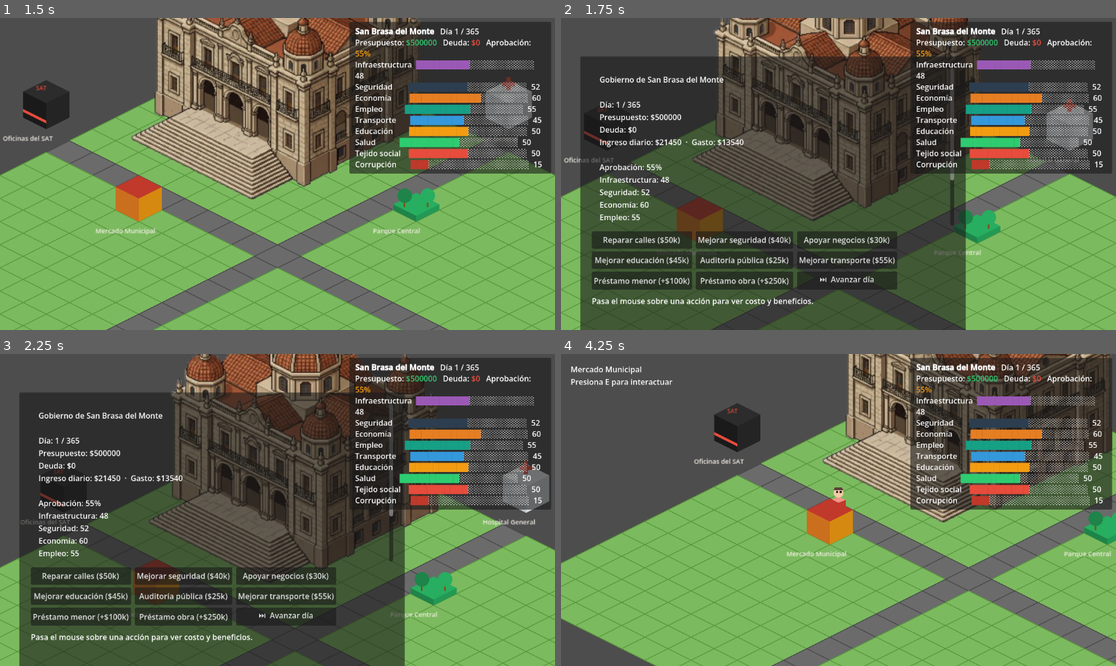
Above: before the commit, frames 1-4 (two rows, left to right).
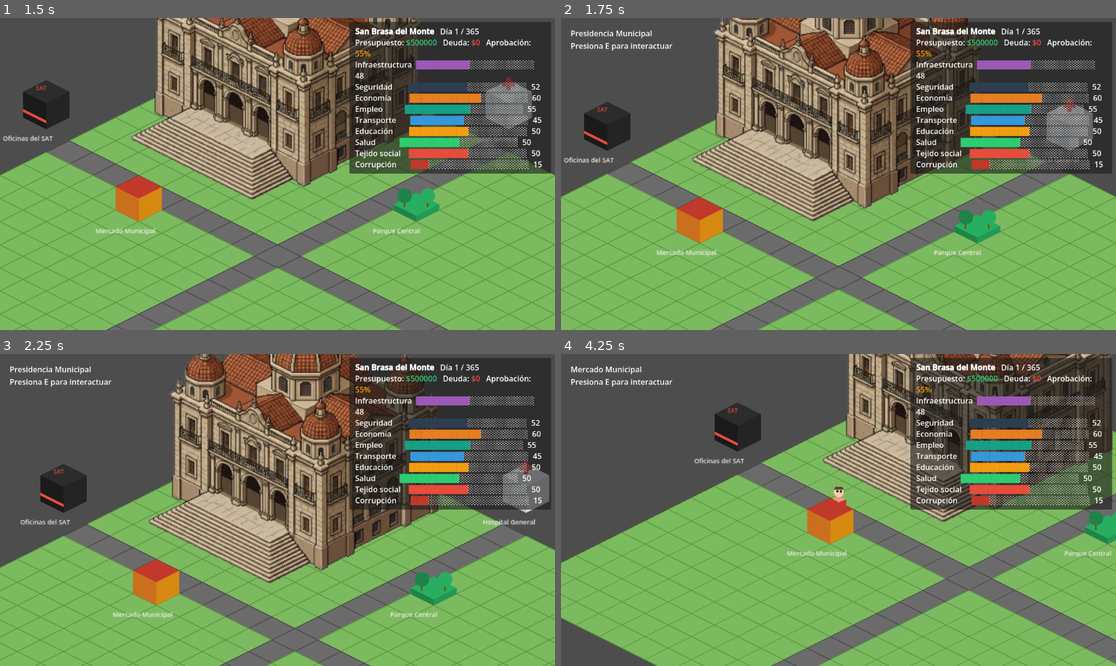
Above: after the commit, the same moments.

Repository: Edmex22/JUEGO-DEL-bajiO
Game: Godot game, scene res://main.tscn
The game is run twice, just before and just after one commit, with the same random seed, the same clock (stepped at 60 frames per second) and the same inputs. The engine's default icon, where the game draws it, is replaced by a stand-in: a white triangle on a blue panel in a dark square.
Inputs (mouse positions are in pixels of both pictures, inside the frame that each line leads up to):
- Up to frame 1 (1.5 s): tap Enter (ui_accept) at 0.5, 1.35 s; move the mouse to (249, 236) at 0.52 s; hold Enter (ui_accept) 0.53-1.28 s; hold W (move_up) from 0.53 s (still down); tap E (interact) at 0.6 s; move the mouse to (444, 220) at 1.27 s
- Up to frame 2 (1.75 s): keep holding W (move_up); tap Enter (ui_accept) at 1.52 s; tap E (interact) at 1.55 s
- Up to frame 3 (2.25 s): tap Enter (ui_accept) at 1.82 s; tap E (interact) at 2, 2.1 s; move the mouse to (111, 463) at 2.02 s; release W (move_up) at 2.03 s; hold A (move_left) from 2.03 s (still down); hold Enter (ui_accept) from 2.03 s (still down)
- Up to frame 4 (4.25 s): move the mouse to (866, 510) at 2.77 s; release Enter (ui_accept) at 2.78 s; tap E (interact) at 2.85 s; tap Enter (ui_accept) at 3.02, 3.32 s; move the mouse to (755, 432) at 3.52 s; release A (move_left) at 3.53 s; hold S (move_down) from 3.53 s (still down); hold Enter (ui_accept) from 3.53 s (still down)

Frame 1 is identical in both runs. In frame 2, 55% of the frame differs, in the area x 1-73%, y 4-100%; in frame 3, 55%; in frame 4, 5.4%.
Error after the commit: Trying to assign value of type 'CharacterBody2D' to a variable of type 'Camera2D'. (res://scripts/building_interaction.gd:144)

Commit message:
feat: sistema RPG estilo Pokémon — transiciones, cámara, diálogos, interiores
- Transicion (autoload): fade to black al entrar/salir de edificios
- camara.gd: vibración suave al acercarse a edificios (trauma decay)
- dialogo.gd (autoload): cuadro de diálogo con efecto typewriter
- npc.gd: NPCs con área de detección y diálogos por E
- interior_base.gd: base para escenas interiores con puerta de salida
- presidencia_interior.tscn: primera escena interior (Presidencia)
- building_interaction.gd: escena_interior @export + vibración al acercarse
- GameState: posicion_jugador_exterior para recordar dónde salió
- main.gd: fade_in al cargar + repositioning del jugador
- project.godot: Transicion y Dialogo como autoloads, acción interactuar

Co-Authored-By: Claude Opus 4.8 <noreply@anthropic.com>
Claude-Session: https://claude.ai/code/session_013ABLjw4tJ4gWc96d8ikdtv

Diff:
--- a/main.tscn
+++ b/main.tscn
@@ -1,6 +1,7 @@
 [gd_scene format=3 uid="uid://r7hkwx0h8lhw"]
 
 [ext_resource type="Script" uid="uid://dnsqh6qnwglrp" path="res://scripts/player.gd.gd" id="1_ig7tw"]
+[ext_resource type="Script" path="res://scripts/camara.gd" id="12_camara"]
 [ext_resource type="Texture2D" uid="uid://c62y4blrnh188" path="res://icon.svg" id="2_0xm2m"]
 [ext_resource type="Script" uid="uid://dfgjnw1ytd3iq" path="res://scripts/building_interaction.gd" id="3_h2yge"]
 [ext_resource type="Script" path="res://scripts/hud.gd" id="4_hud"]
@@ -40,6 +41,7 @@
 
 [node name="Camera2D" type="Camera2D" parent="Player"]
 zoom = Vector2(1.5, 1.5)
+script = ExtResource("12_camara")
 
 [node name="PresidenciaMunicipal" type="Node2D" parent="."]
 position = Vector2(0, 128)
@@ -47,6 +49,7 @@
 tipo = 0
 nombre_edificio = "Presidencia Municipal"
 sprite_dia = ExtResource("11_pres")
+escena_interior = "res://scenes/presidencia_interior.tscn"
 
 [node name="InteractionArea" type="Area2D" parent="PresidenciaMunicipal"]
 
--- a/project.godot
+++ b/project.godot
@@ -20,6 +20,8 @@
 GameState="*uid://bl22igromvpja"
 Guardado="*res://scripts/guardado.gd"
 GridIso="*res://scripts/grid_iso.gd"
+Transicion="*res://scenes/transicion.tscn"
+Dialogo="*res://scenes/dialogo.tscn"
 
 [input]
 
@@ -48,6 +50,11 @@
 "events": [Object(InputEventKey,"resource_local_to_scene":false,"resource_name":"","device":-1,"window_id":0,"alt_press …(192 unchanged characters)…
 ]
 }
+interactuar={
+"deadzone": 0.2,
+"events": [Object(InputEventKey,"resource_local_to_scene":false,"resource_name":"","device":-1,"window_id":0,"alt_pressed":false,"shift_pressed":false,"ctrl_pressed":false,"meta_pressed":false,"pressed":false,"keycode":0,"physical_keycode":69,"key_label":0,"unicode":101,"location":0,"echo":false,"script":null)
+]
+}
 
 [physics]
 
--- /dev/null
+++ b/scenes/dialogo.tscn
@@ -0,0 +1,53 @@
+[gd_scene format=3 uid="uid://dialogo_autoload"]
+
+[ext_resource type="Script" path="res://scripts/dialogo.gd" id="1_dial"]
+
+[node name="Dialogo" type="CanvasLayer"]
+layer = 15
+script = ExtResource("1_dial")
+
+[node name="PanelDialogo" type="Panel" parent="."]
+visible = false
+anchors_preset = 7
+anchor_left = 0.0
+anchor_top = 1.0
+anchor_right = 1.0
+anchor_bottom = 1.0
+offset_left = 8.0
+offset_top = -148.0
+offset_right = -8.0
+offset_bottom = -8.0
+grow_horizontal = 2
+grow_vertical = 0
+
+[node name="VBox" type="VBoxContainer" parent="PanelDialogo"]
+layout_mode = 1
+anchors_preset = 15
+anchor_right = 1.0
+anchor_bottom = 1.0
+theme_override_constants/separation = 6
+offset_left = 12.0
+offset_top = 10.0
+offset_right = -12.0
+offset_bottom = -10.0
+
+[node name="NombreLabel" type="Label" parent="PanelDialogo/VBox"]
+layout_mode = 2
+text = "NPC"
+theme_override_font_sizes/font_size = 14
+theme_override_colors/font_color = Color(1, 0.85, 0.2, 1)
+
+[node name="TextoLabel" type="Label" parent="PanelDialogo/VBox"]
+custom_minimum_size = Vector2(0, 80)
+layout_mode = 2
+text = ""
+autowrap_mode = 2
+theme_override_font_sizes/font_size = 13
+
+[node name="ContinuarLabel" type="Label" parent="PanelDialogo/VBox"]
+visible = false
+layout_mode = 2
+text = "▼ Presiona E para continuar"
+theme_override_font_sizes/font_size = 11
+theme_override_colors/font_color = Color(0.7, 0.7, 0.7, 1)
+horizontal_alignment = 2
--- /dev/null
+++ b/scenes/presidencia_interior.tscn
@@ -0,0 +1,60 @@
+[gd_scene format=3 uid="uid://presidencia_interior"]
+
+[ext_resource type="Script" path="res://scripts/interior_base.gd" id="1_interior"]
+[ext_resource type="Script" path="res://scripts/player.gd.gd" id="2_player"]
+[ext_resource type="Script" path="res://scripts/player_sprite.gd" id="3_psprite"]
+[ext_resource type="Script" path="res://scripts/npc.gd" id="4_npc"]
+
+[sub_resource type="RectangleShape2D" id="Shape_player"]
+size = Vector2(16, 16)
+
+[sub_resource type="RectangleShape2D" id="Shape_salida"]
+size = Vector2(80, 32)
+
+[sub_resource type="RectangleShape2D" id="Shape_npc"]
+size = Vector2(20, 20)
+
+[node name="PresidenciaInterior" type="Node2D"]
+script = ExtResource("1_interior")
+escena_exterior = "res://main.tscn"
+posicion_salida = Vector2(0, 288)
+
+[node name="Fondo" type="Node2D" parent="."]
+
+[node name="Player" type="CharacterBody2D" parent="." groups=["player"]]
+position = Vector2(320, 500)
+script = ExtResource("2_player")
+
+[node name="PlayerSprite" type="Node2D" parent="Player"]
+script = ExtResource("3_psprite")
+
+[node name="CollisionShape2D" type="CollisionShape2D" parent="Player"]
+shape = SubResource("Shape_player")
+
+[node name="Camera2D" type="Camera2D" parent="Player"]
+zoom = Vector2(2.0, 2.0)
+
+[node name="ZonaSalida" type="Area2D" parent="."]
+position = Vector2(320, 560)
+
+[node name="CollisionShape2D" type="CollisionShape2D" parent="ZonaSalida"]
+shape = SubResource("Shape_salida")
+
+[node name="SecretarioNPC" type="CharacterBody2D" parent="."]
+position = Vector2(320, 360)
+script = ExtResource("4_npc")
+nombre_npc = "Secretario Municipal"
+dialogos = ["Bienvenido a la Presidencia Municipal.", "Aquí gestionamos el presupuesto del municipio.", "¿En qué le podemos ayudar?"]
+
+[node name="CollisionShape2D" type="CollisionShape2D" parent="SecretarioNPC"]
+shape = SubResource("Shape_npc")
+
+[node name="UI" type="CanvasLayer" parent="."]
+
+[node name="LabelSalida" type="Label" parent="UI"]
+visible = false
+offset_left = 20.0
+offset_top = 20.0
+offset_right = 400.0
+offset_bottom = 60.0
+text = "Presiona E para salir"
--- /dev/null
+++ b/scenes/transicion.tscn
@@ -0,0 +1,16 @@
+[gd_scene format=3 uid="uid://transicion_autoload"]
+
+[ext_resource type="Script" path="res://scripts/transicion.gd" id="1_trans"]
+
+[node name="Transicion" type="CanvasLayer"]
+layer = 20
+script = ExtResource("1_trans")
+
+[node name="FadeRect" type="ColorRect" parent="."]
+anchors_preset = 15
+anchor_right = 1.0
+anchor_bottom = 1.0
+grow_horizontal = 2
+grow_vertical = 2
+color = Color(0, 0, 0, 0)
+mouse_filter = 2
--- a/scripts/GameState.gd
+++ b/scripts/GameState.gd
@@ -1,6 +1,9 @@
 extends Node
 
 signal dia_avanzado(dia: int)
+
+# Posición donde el jugador debe aparecer al regresar del interior
+var posicion_jugador_exterior: Vector2 = Vector2(0, 288)
 
 var municipio_nombre: String = "San Brasa del Monte"
 var dia_actual: int = 1
--- a/scripts/building_interaction.gd
+++ b/scripts/building_interaction.gd
@@ -15,6 +15,12 @@
 
 var player_nearby: bool = false
 var panel_open: bool = false
+
+# Escena interior (si está definida, E entra al edificio en lugar de abrir panel)
+@export var escena_interior: String = ""
+
+# Vibración de cámara al acercarse a la puerta
+var _ya_vibro: bool = false
 
 @onready var interaction_label: Label  = get_tree().current_scene.find_child("InteractionLabel", true, false)
 @onready var government_panel: Panel   = get_tree().current_scene.find_child("GovernmentPanel", true, false)
@@ -115,7 +121,13 @@
 
 func _process(_delta: float) -> void:
 	z_index = int(global_position.y)
+
 	if player_nearby and Input.is_action_just_pressed("interact"):
+		# Si hay escena interior definida → hacer transición
+		if escena_interior != "":
+			_entrar_edificio()
+			return
+
 		panel_open = !panel_open
 		if government_panel:
 			government_panel.visible = panel_open
@@ -125,6 +137,19 @@
 			if interaction_label: interaction_label.visible = false
 		else:
 			_mostrar_hint()
+
+
+func _entrar_edificio() -> void:
+	# Vibrar cámara antes del fade
+	var camara: Camera2D = get_tree().get_first_node_in_group("player")
+	if camara:
+		var cam := camara.get_node_or_null("Camera2D")
+		if cam and cam.has_method("vibrar"):
+			cam.vibrar(0.5)
+	if has_node("/root/Transicion"):
+		get_node("/root/Transicion").ir_a_escena(escena_interior)
+	else:
+		get_tree().change_scene_to_file(escena_interior)
 
 
 func _configurar_botones_visibles() -> void:
@@ -206,8 +231,15 @@
 func _on_body_entered(body: Node2D) -> void:
 	if body.is_in_group("player"):
 		player_nearby = true
+		_ya_vibro = false
 		if not panel_open:
 			_mostrar_hint()
+		# Vibración sutil al acercarse
+		if not _ya_vibro:
+			_ya_vibro = true
+			var cam_node := body.get_node_or_null("Camera2D")
+			if cam_node and cam_node.has_method("vibrar"):
+				cam_node.vibrar(0.25)
 
 
 func _on_body_exited(body: Node2D) -> void:
--- /dev/null
+++ b/scripts/camara.gd
@@ -0,0 +1,24 @@
+extends Camera2D
+
+# Vibración
+var _trauma: float = 0.0
+var _tiempo_vibracion: float = 0.0
+const MAX_OFFSET := 8.0
+const TRAUMA_DECAY := 2.5
+
+
+func _process(delta: float) -> void:
+	# Vibración (la cámara ya sigue al padre automáticamente en Godot)
+	if _trauma > 0.0:
+		_tiempo_vibracion += delta * 30.0
+		var shake_x := MAX_OFFSET * _trauma * sin(_tiempo_vibracion * 2.3)
+		var shake_y := MAX_OFFSET * _trauma * sin(_tiempo_vibracion * 1.7)
+		offset = Vector2(shake_x, shake_y)
+		_trauma = max(0.0, _trauma - TRAUMA_DECAY * delta)
+	else:
+		offset = Vector2.ZERO
+
+
+func vibrar(intensidad: float = 0.6) -> void:
+	_trauma = clamp(intensidad, 0.0, 1.0)
+	_tiempo_vibracion = 0.0
--- /dev/null
+++ b/scripts/dialogo.gd
@@ -0,0 +1,80 @@
+extends CanvasLayer
+
+signal dialogo_cerrado
+
+const VELOCIDAD_TEXTO := 0.035  # segundos por caracter
+
+@onready var panel: Panel         = $PanelDialogo
+@onready var nombre_label: Label  = $PanelDialogo/VBox/NombreLabel
+@onready var texto_label: Label   = $PanelDialogo/VBox/TextoLabel
+@onready var continuar_label: Label = $PanelDialogo/VBox/ContinuarLabel
+
+var _lineas: Array[String] = []
+var _linea_actual: int = 0
+var _escribiendo: bool = false
+var _texto_completo: String = ""
+var _timer: float = 0.0
+var _char_idx: int = 0
+
+
+func _ready() -> void:
+	panel.visible = false
+	continuar_label.text = "▼ Presiona E para continuar"
+
+
+func _process(delta: float) -> void:
+	if not _escribiendo:
+		return
+	_timer += delta
+	if _timer >= VELOCIDAD_TEXTO:
+		_timer = 0.0
+		_char_idx += 1
+		texto_label.text = _texto_completo.substr(0, _char_idx)
+		if _char_idx >= _texto_completo.length():
+			_escribiendo = false
+			continuar_label.visible = true
+
+
+func mostrar(nombre: String, lineas: Array) -> void:
+	_lineas.clear()
+	for l in lineas:
+		_lineas.append(str(l))
+	_linea_actual = 0
+	nombre_label.text = nombre
+	nombre_label.visible = nombre != ""
+	panel.visible = true
+	get_tree().paused = true
+	_mostrar_linea()
+
+
+func _mostrar_linea() -> void:
+	if _linea_actual >= _lineas.size():
+		_cerrar()
+		return
+	_texto_completo = _lineas[_linea_actual]
+	_char_idx = 0
+	_escribiendo = true
+	continuar_label.visible = false
+	texto_label.text = ""
+
+
+func _cerrar() -> void:
+	panel.visible = false
+	get_tree().paused = false
+	emit_signal("dialogo_cerrado")
+
+
+func _unhandled_input(event: InputEvent) -> void:
+	if not panel.visible:
+		return
+	if event.is_action_pressed("ui_accept") or event.is_action_pressed("interactuar"):
+		if _escribiendo:
+			# Mostrar todo el texto inmediatamente
+			_escribiendo = false
+			texto_label.text = _texto_completo
+			_char_idx = _texto_completo.length()
+			continuar_label.visible = true
+		else:
+			_linea_actual += 1
+			_mostrar_linea()
+		get_viewport().set_input_as_handled()
--- /dev/null
+++ b/scripts/interior_base.gd
@@ -0,0 +1,114 @@
+extends Node2D
+
+@export var escena_exterior: String = "res://main.tscn"
+@export var posicion_salida: Vector2 = Vector2.ZERO
+
+@onready var zona_salida: Area2D = $ZonaSalida
+@onready var label_salida: Label = get_node_or_null("UI/LabelSalida")
+
+var _jugador_en_salida := false
+
+
+func _ready() -> void:
+	zona_salida.body_entered.connect(_on_salida_entered)
+	zona_salida.body_exited.connect(_on_salida_exited)
+	_dibujar_interior()
+	# Fade in al llegar
+	if Transicion:
+		Transicion.fade_in()
+
+
+func _dibujar_interior() -> void:
+	# Piso de baldosas beige
+	var fondo := ColorRect.new()
+	fondo.color = Color("#C8A96E")
+	fondo.size = Vector2(640, 480)
+	fondo.position = Vector2.ZERO
+	$Fondo.add_child(fondo)
+
+	# Paredes laterales
+	var pared_izq := ColorRect.new()
+	pared_izq.color = Color("#F5E6C8")
+	pared_izq.size = Vector2(32, 480)
+	pared_izq.position = Vector2(0, 0)
+	$Fondo.add_child(pared_izq)
+
+	var pared_der := ColorRect.new()
+	pared_der.color = Color("#F5E6C8")
+	pared_der.size = Vector2(32, 480)
+	pared_der.position = Vector2(608, 0)
+	$Fondo.add_child(pared_der)
+
+	var pared_arr := ColorRect.new()
+	pared_arr.color = Color("#8B6914")
+	pared_arr.size = Vector2(640, 48)
+	pared_arr.position = Vector2(0, 0)
+	$Fondo.add_child(pared_arr)
+
+	# Mesas de trabajo
+	_mesa(Vector2(100, 200))
+	_mesa(Vector2(440, 200))
+	_mesa(Vector2(100, 340))
+	_mesa(Vector2(440, 340))
+
+	# Bandera de México (decorativa)
+	var bandera := ColorRect.new()
+	bandera.color = Color("#006847")
+	bandera.size = Vector2(10, 30)
+	bandera.position = Vector2(308, 80)
+	$Fondo.add_child(bandera)
+
+	var b2 := ColorRect.new()
+	b2.color = Color("#CE1126")
+	b2.size = Vector2(10, 30)
+	b2.position = Vector2(318, 80)
+	$Fondo.add_child(b2)
+
+	# Texto de título
+	var titulo := Label.new()
+	titulo.text = "PRESIDENCIA MUNICIPAL"
+	titulo.position = Vector2(160, 55)
+	titulo.add_theme_color_override("font_color", Color("#FFD700"))
+	$Fondo.add_child(titulo)
+
+	# Puerta de salida (sur)
+	var puerta := ColorRect.new()
+	puerta.color = Color("#6B3A2A")
+	puerta.size = Vector2(80, 16)
+	puerta.position = Vector2(280, 528)
+	$Fondo.add_child(puerta)
+
+
+func _mesa(pos: Vector2) -> void:
+	var m := ColorRect.new()
+	m.color = Color("#8B4513")
+	m.size = Vector2(80, 48)
+	m.position = pos
+	$Fondo.add_child(m)
+
+	var papel := ColorRect.new()
+	papel.color = Color("#FFFDF0")
+	papel.size = Vector2(40, 28)
+	papel.position = pos + Vector2(20, 10)
+	$Fondo.add_child(papel)
+
+
+func _on_salida_entered(body: Node2D) -> void:
+	if body.is_in_group("player"):
+		_jugador_en_salida = true
+		if label_salida:
+			label_salida.visible = true
+
+
+func _on_salida_exited(body: Node2D) -> void:
+	if body.is_in_group("player"):
+		_jugador_en_salida = false
+		if label_salida:
+			label_salida.visible = false
+
+
+func _unhandled_key_input(event: InputEvent) -> void:
+	if event is InputEventKey and event.pressed and not event.echo:
+		if event.physical_keycode == KEY_E and _jugador_en_salida:
+			GameState.posicion_jugador_exterior = posicion_salida
+			Transicion.ir_a_escena(escena_exterior)
--- a/scripts/main.gd
+++ b/scripts/main.gd
@@ -12,6 +12,15 @@
 	_init_edificio($OficinasSAT,          3, "Oficinas del SAT")
 	_init_edificio($Hospital,             4, "Hospital General")
 	_init_edificio($Banco,                5, "Banco Municipal")
+
+	# Reposicionar jugador si viene de un interior
+	var jugador := $Player
+	if jugador and GameState.posicion_jugador_exterior != Vector2.ZERO:
+		jugador.position = GameState.posicion_jugador_exterior
+
+	# Fade in al cargar la escena principal
+	if has_node("/root/Transicion"):
+		get_node("/root/Transicion").fade_in()
 
 
 func _init_edificio(nodo: Node2D, tipo: int, nombre: String) -> void:
--- /dev/null
+++ b/scripts/npc.gd
@@ -0,0 +1,49 @@
+extends CharacterBody2D
+
+@export var nombre_npc: String = "NPC"
+@export var dialogos: Array[String] = ["Hola."]
+
+var _jugador_cerca := false
+@onready var _area: Area2D = _crear_area()
+@onready var _sprite: Node2D = _crear_sprite()
+
+
+func _ready() -> void:
+	_area.body_entered.connect(_on_body_entered)
+	_area.body_exited.connect(_on_body_exited)
+
+
+func _crear_area() -> Area2D:
+	var a := Area2D.new()
+	var s := CollisionShape2D.new()
+	var r := CircleShape2D.new()
+	r.radius = 48.0
+	s.shape = r
+	a.add_child(s)
+	add_child(a)
+	return a
+
+
+func _crear_sprite() -> Node2D:
+	var n := Node2D.new()
+	n.set_script(load("res://scripts/player_sprite.gd"))
+	add_child(n)
+	return n
+
+
+func _unhandled_key_input(event: InputEvent) -> void:
+	if event is InputEventKey and event.pressed and not event.echo:
+		if event.physical_keycode == KEY_E and _jugador_cerca:
+			if Dialogo:
+				Dialogo.mostrar(nombre_npc, dialogos)
+			get_viewport().set_input_as_handled()
+
+
+func _on_body_entered(body: Node2D) -> void:
+	if body.is_in_group("player"):
+		_jugador_cerca = true
+
+
+func _on_body_exited(body: Node2D) -> void:
+	if body.is_in_group("player"):
+		_jugador_cerca = false
--- /dev/null
+++ b/scripts/transicion.gd
@@ -0,0 +1,38 @@
+extends CanvasLayer
+
+signal fade_completo
+
+const DURACION := 0.5
+
+@onready var rect: ColorRect = $FadeRect
+
+var _activo := false
+
+
+func _ready() -> void:
+	rect.color = Color(0, 0, 0, 0)
+	rect.mouse_filter = Control.MOUSE_FILTER_IGNORE
+
+
+func fade_out() -> void:
+	if _activo:
+		return
+	_activo = true
+	rect.mouse_filter = Control.MOUSE_FILTER_STOP
+	var tw := create_tween()
+	tw.tween_property(rect, "color", Color(0, 0, 0, 1), DURACION)
+	await tw.finished
+	emit_signal("fade_completo")
+
+
+func fade_in() -> void:
+	var tw := create_tween()
+	tw.tween_property(rect, "color", Color(0, 0, 0, 0), DURACION)
+	await tw.finished
+	_activo = false
+	rect.mouse_filter = Control.MOUSE_FILTER_IGNORE
+
+
+func ir_a_escena(ruta: String) -> void:
+	await fade_out()
+	get_tree().change_scene_to_file(ruta)
